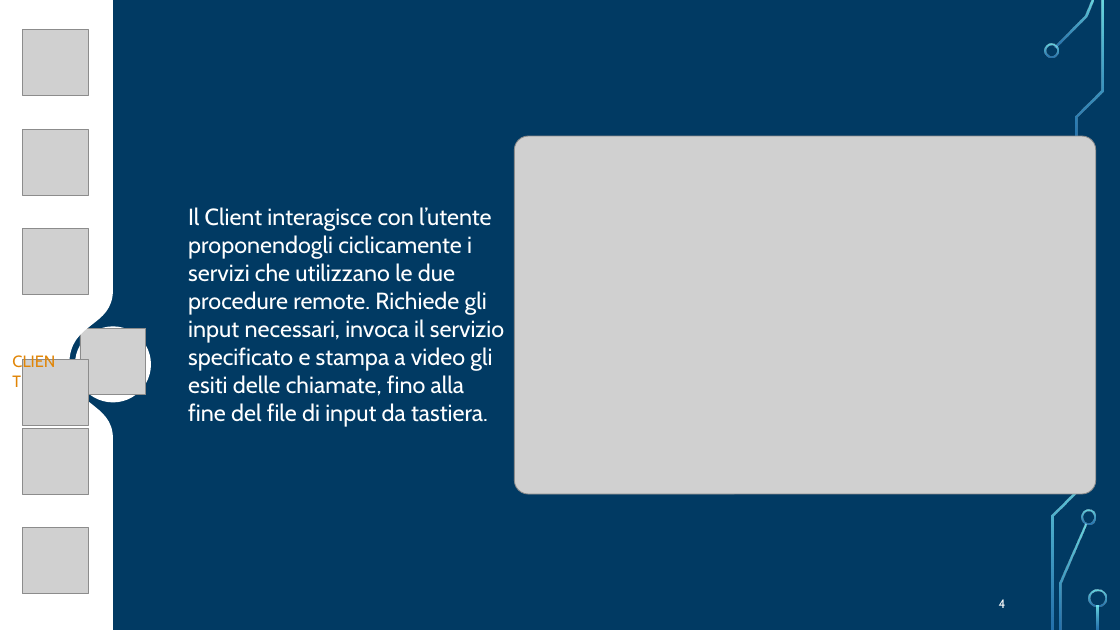
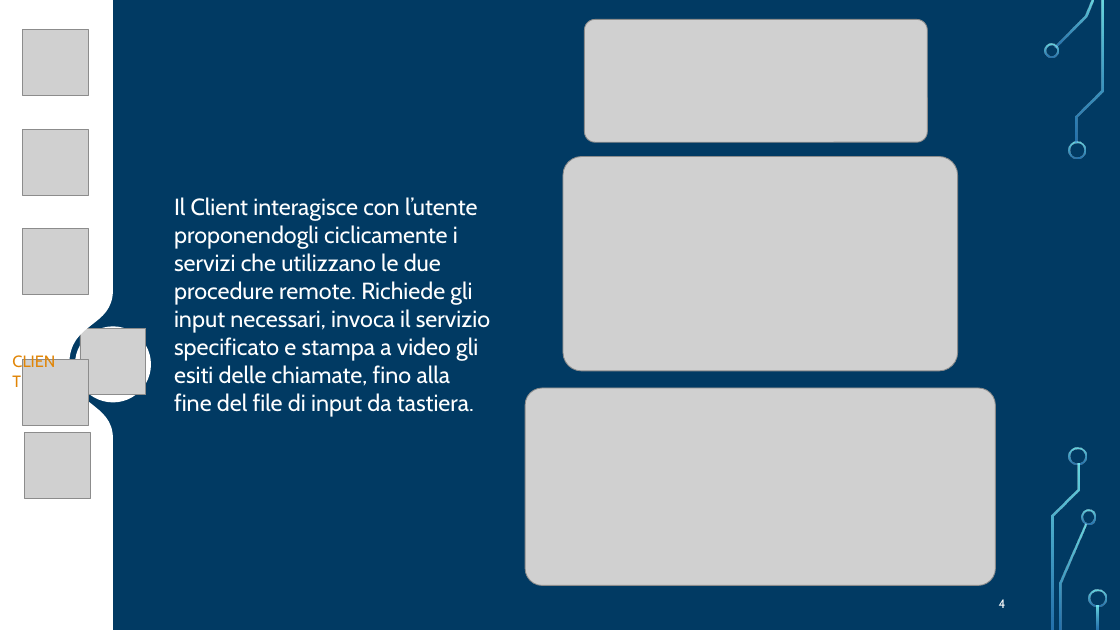
Before and after one commit to FlippaFloppa/Reti-di-Calcolatori-gruppo-Lore, a slide deck: slide 4 of Esercitazione_8/esercitazione8.pptx. Drawn at 1120x630 pixels with LibreOffice and Linux fonts; fonts in the diff are those of the drawing; grey boxes stand for pictures; background and template pictures are left out. Boxes give left, top, right and bottom in pixels: in the first picture for what was removed or moved away, otherwise in the second. Text is boxed around its words. In the diff, an @@ line names an element or a change of style, - is before the commit and + after.

```diff
--- a/Esercitazione_8/esercitazione8.pptx
+++ b/Esercitazione_8/esercitazione8.pptx
@@ picture added at (585, 19, 928, 142) @@
@@ picture removed at (514, 136, 1096, 494) @@
@@ freeform shape added at (1069, 141, 1086, 159), fill gradient #82FFFF to #3D97DE @@
@@ picture added at (563, 156, 958, 371) @@
@@ text "Il Client interagisce con l’utente ...": place and size @@
-text "Il Client interagisce con l’utente ..." at (188, 207, 504, 427)
+text "Il Client interagisce con l’utente ..." at (174, 197, 490, 417)
@@ picture added at (525, 388, 996, 586) @@
@@ picture removed at (22, 429, 88, 495) @@
@@ picture: place and size @@
-picture at (22, 528, 88, 594)
+picture at (24, 432, 91, 498)
@@ freeform shape added at (1070, 447, 1087, 465), fill gradient #82FFFF to #3D97DE @@
@@ freeform shape added at (56, 529, 74, 547), fill gradient #82FFFF to #3D97DE @@
```
Also in this commit, not shown: 3 other slides changed, 1 slide added, 2 slides removed, 1 other file.
